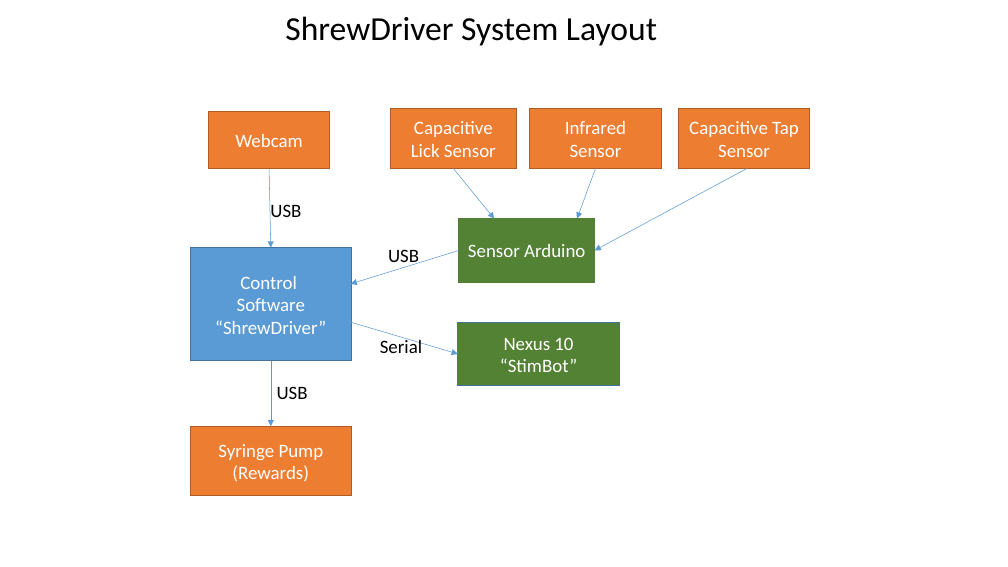
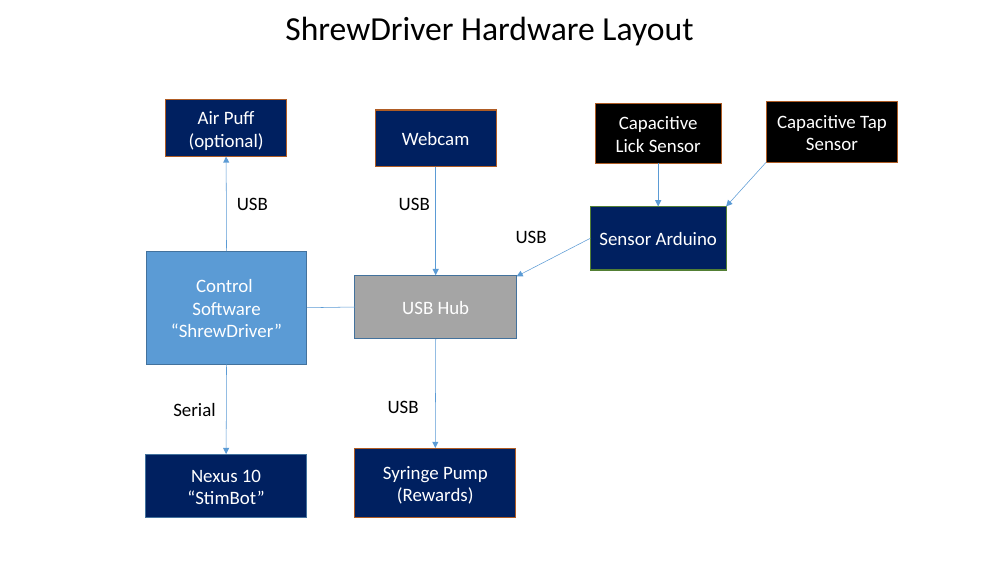
Before and after one commit to fitzlab/ShrewDriver, a slide deck: slide 1 of Documentation/System Layout.pptx. Drawn at 1008x567 pixels with LibreOffice and Linux fonts; fonts in the diff are those of the drawing. Boxes give left, top, right and bottom in pixels: in the first picture for what was removed or moved away, otherwise in the second. Text is boxed around its words. In the diff, an @@ line names an element or a change of style, - is before the commit and + after.

```diff
--- a/Documentation/System Layout.pptx
+++ b/Documentation/System Layout.pptx
@@ text at (x1=285, y1=16, x2=693, y2=46): text changed @@
-ShrewDriver System Layout
+ShrewDriver Hardware Layout
@@ rectangle added at (x1=166, y1=100, x2=287, y2=157), fill #002060, outline #AF5C24 1 pt, 18 pt, text #FFFFFF @@
+Air Puff
+(optional)
@@ rectangle "Webcam" moved from (x1=209, y1=112, x2=330, y2=169) to (x1=375, y1=110, x2=496, y2=167) @@
@@ rectangle "Webcam" at (x1=375, y1=110, x2=496, y2=167): fill #ED7D31 to #002060 @@
@@ rectangle removed at (x1=530, y1=108, x2=662, y2=169) @@
-Infrared Sensor
@@ rectangle "Capacitive" at (x1=595, y1=104, x2=721, y2=164): fill #ED7D31 to #000000 @@
@@ rectangle "Capacitive" moved from (x1=390, y1=108, x2=516, y2=169) to (x1=595, y1=104, x2=721, y2=164) @@
@@ rectangle "Capacitive Tap" moved from (x1=678, y1=108, x2=810, y2=169) to (x1=767, y1=102, x2=898, y2=163) @@
@@ rectangle "Capacitive Tap" at (x1=767, y1=102, x2=898, y2=163): fill #ED7D31 to #000000 @@
@@ arrow added from (227, 251) to (226, 157), #5B9BD5 0.5 pt @@
@@ arrow moved from (269, 169) - (271, 248) to (436, 167) - (436, 275) @@
@@ arrow removed from (596, 169) to (577, 219) @@
@@ arrow moved from (454, 169) - (495, 219) to (659, 163) - (659, 206) @@
@@ arrow moved from (747, 169) - (595, 250) to (767, 162) - (726, 206) @@
@@ text "USB" rewrapped from (x1=270, y1=204, x2=301, y2=222) to (x1=237, y1=197, x2=268, y2=210) @@
@@ text added at (x1=399, y1=197, x2=430, y2=210), 18 pt, text #000000 @@
+USB
@@ rectangle "Sensor Arduino" moved from (x1=459, y1=219, x2=595, y2=282) to (x1=591, y1=206, x2=727, y2=270) @@
@@ rectangle "Sensor Arduino" at (x1=591, y1=206, x2=727, y2=270): fill #548235 to #002060 @@
@@ text "USB" rewrapped from (x1=388, y1=249, x2=419, y2=268) to (x1=516, y1=230, x2=547, y2=243) @@
@@ arrow moved from (459, 250) - (351, 284) to (591, 238) - (516, 277) @@
@@ rectangle "Control" moved from (x1=191, y1=248, x2=351, y2=361) to (x1=146, y1=251, x2=306, y2=364) @@
@@ rectangle added at (x1=355, y1=275, x2=517, y2=339), fill #A5A5A5, outline #43739E 1 pt, 18 pt, text #FFFFFF @@
+USB Hub
@@ arrow moved from (351, 322) - (458, 354) to (307, 308) - (355, 307) @@
@@ arrow (307, 308) - (355, 307): arrow to line @@
@@ arrow added from (436, 339) to (436, 448), #5B9BD5 0.5 pt @@
@@ arrow moved from (271, 361) - (271, 426) to (227, 364) - (226, 454) @@
@@ text "Serial" moved from (x1=380, y1=337, x2=422, y2=353) to (x1=173, y1=403, x2=215, y2=416) @@
@@ text "USB" moved from (x1=277, y1=386, x2=308, y2=399) to (x1=388, y1=400, x2=419, y2=413) @@
@@ rectangle "Syringe Pump (Rewards)" at (x1=355, y1=448, x2=516, y2=518): fill #ED7D31 to #002060 @@
@@ rectangle "Syringe Pump (Rewards)" moved from (x1=191, y1=426, x2=351, y2=496) to (x1=355, y1=448, x2=516, y2=518) @@
@@ rectangle "Nexus 10" at (x1=145, y1=454, x2=307, y2=518): fill #548235 to #002060 @@
@@ rectangle "Nexus 10" moved from (x1=458, y1=322, x2=620, y2=386) to (x1=145, y1=454, x2=307, y2=518) @@
```
Also in this commit, not shown: 2 other files.
